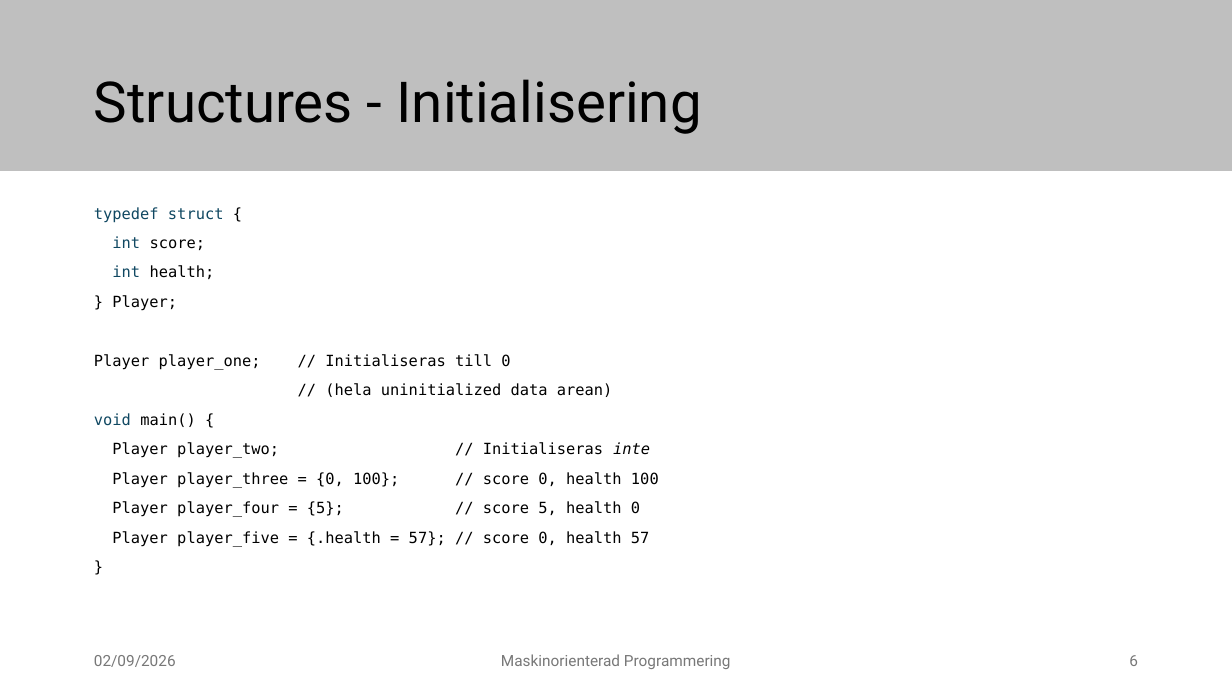
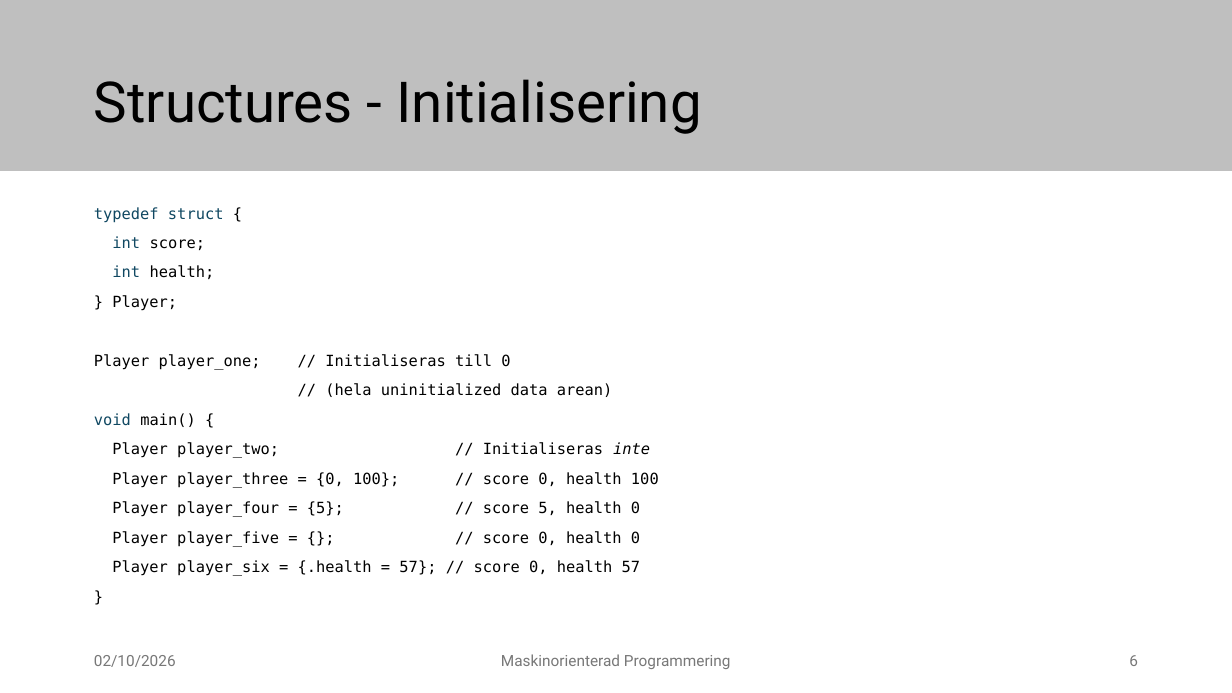
Before and after one commit to elias-at-chalmers/mop-lecture_notes-mirror, a slide deck: slide 6 of slides/lecture07_structures.pptx. Drawn at 1232x693 pixels with LibreOffice and Linux fonts; fonts in the diff are those of the drawing. Boxes give left, top, right and bottom in pixels: in the first picture for what was removed or moved away, otherwise in the second. Text is boxed around its words. In the diff, an @@ line names an element or a change of style, - is before the commit and + after.

Commit message:
Code for lecture07

```diff
--- a/slides/lecture07_structures.pptx
+++ b/slides/lecture07_structures.pptx
@@ text at bbox=[112, 531, 641, 576]: text changed @@
-Player player_five = {.health = 57}; // score 0, health 57
+Player player_five = {}; // score 0, health 0
+Player player_six = {.health = 57}; // score 0, health 57
@@ text at bbox=[94, 655, 176, 667]: text changed @@
-02/09/2026
+02/10/2026
```
Also in this commit, not shown: 12 other slides changed, 1 slide added, 16 other files.
